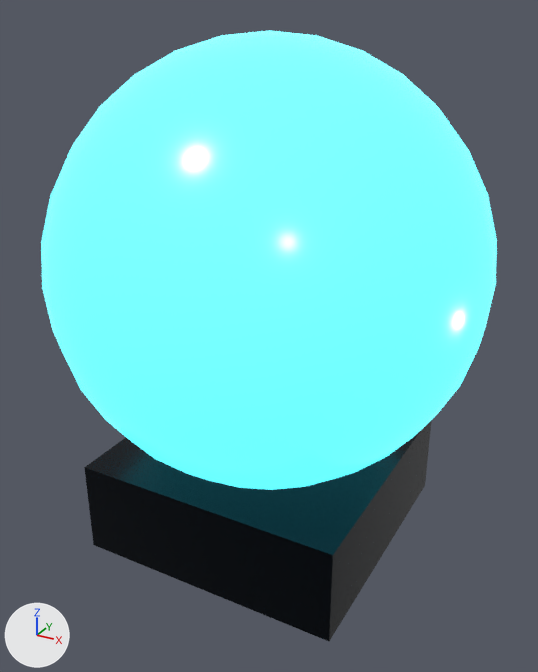
Before and after pictures for a commit that changed the glTF model public/assets/models/weapons/emp.glb.
Before and after are seen from a camera (50 mm lens) standing at (0.753, -1.37, 0.868) and looking at (0.013, -0.025, 0.196). The lights are fixed; the arrows at lower left show +X, +Y and +Z. The first picture is the older version. Where no turn or scale is listed for an object, it has been applied to the vertices. Vertices at exactly the same position are counted once.
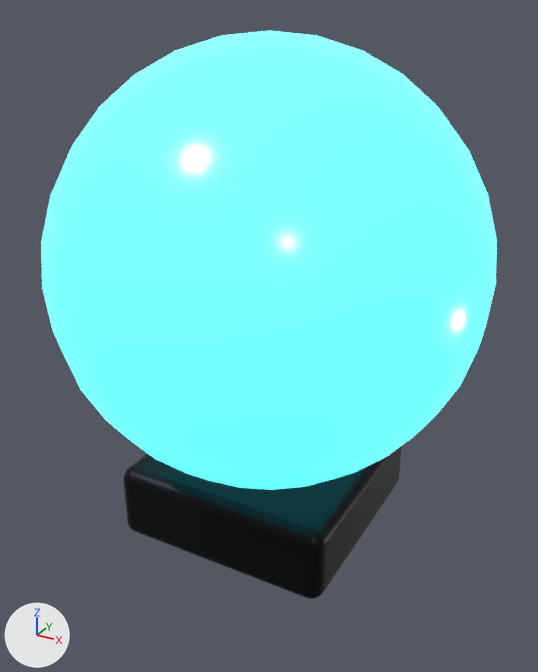
Location of each change, (x1, y1, x2, y2) in pixels of the pictures (538 x 672 px):
'Mesh_1', reshaped
    before: (84, 420, 432, 641)
    after: (123, 446, 402, 599)

What the commit changed:
Material 'weapon-polymer' (mat_weapon_polymer) is new.
Its base color is (0.00561, 0.007, 0.00857) (black #111417).
Its metallic is 0.72.
Its roughness is 0.38.
me_mesh_1 is used by ob_mesh_1; location (0.0, 0.0, -0.2).
me_mesh_1 had 8 vertices, 12 faces and spanned x -0.31..0.31, y -0.31..0.31, z -0.11..0.11.
me_mesh_1 no longer uses material mat_material_1 (black #111820).
me_mesh_1 now has 296 vertices, 588 faces and spans x -0.26..0.26, y -0.26..0.26, z -0.09..0.09.
me_mesh_1 part 1: 8 vertices removed from x -0.31..0.31, y -0.31..0.31, z -0.11..0.11; 296 vertices added at x -0.26..0.26, y -0.26..0.26, z -0.09..0.09.
me_mesh_1 gains material mat_weapon_polymer (black #111417).
